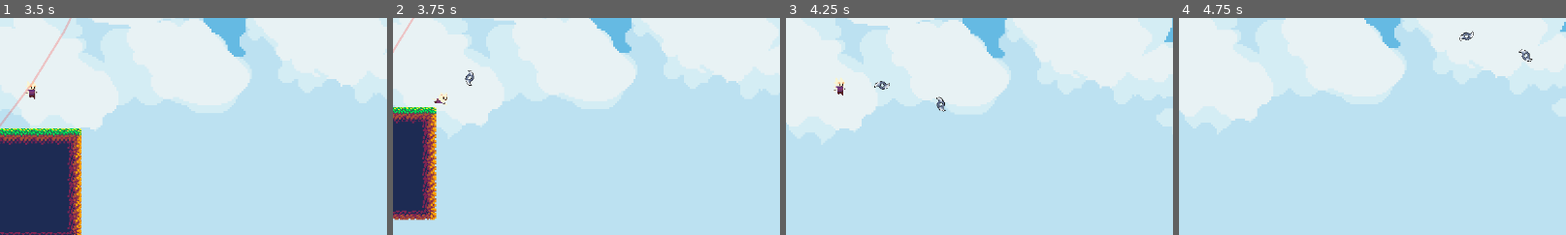
Above: before the commit, frames 1-4 (left to right).
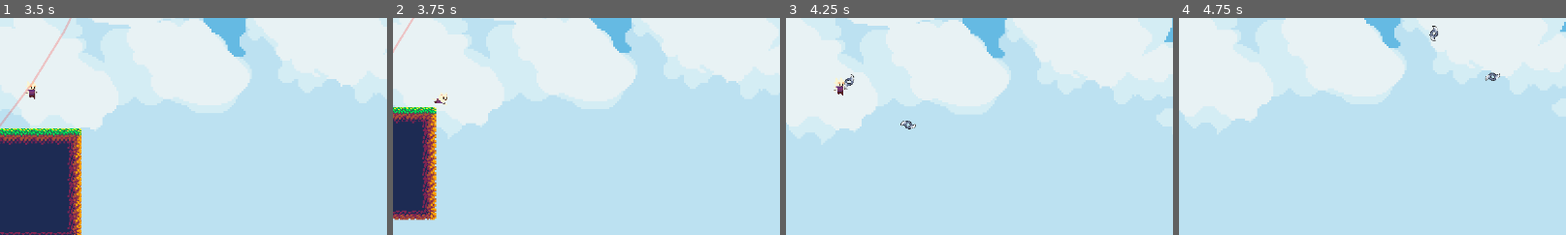
Above: after the commit, the same moments.

Repository: kenji-vitor/Platform-2D-in-Godot
Game: Godot game, scene res://Scenes/Stage1.tscn
Same seed, same stepped clock (60 frames per second), same inputs: the game is played once before the commit and once after it. Sound files missing from this copy of the repository are replaced by a short silence.
Inputs:
- Up to frame 1 (3.5 s): tap Enter at 0.5 s; hold G (shoot) 0.53-1.28 s; hold D (move_right) 0.53-2.03 s; tap Space (jump) at 0.77, 1.52, 3.02 s; tap Shift (run) at 1.35 s; tap G (shoot) at 1.55, 3.05 s; hold A (move_left) 2.03-2.78 s; hold G (shoot) 2.03-2.78 s; hold D (move_right) from 2.78 s (still down); tap H (swap_weapon) at 2.85 s
- Up to frame 2 (3.75 s): keep holding D (move_right); hold G (shoot) from 3.53 s (still down); tap R at 3.6 s
- Up to frame 3 (4.25 s): keep holding D (move_right); keep holding G (shoot); tap Space (jump) at 3.77 s
- Up to frame 4 (4.75 s): release D (move_right) at 4.28 s; release G (shoot) at 4.28 s; hold A (move_left) from 4.28 s (still down); tap 1 at 4.35 s; tap Space (jump) at 4.52 s; tap G (shoot) at 4.55 s
The pictures show only the part of the screen within x 50-100%, y 34-84%; the shares and areas given below are measured in that part.

Frame 1 is identical in both runs. In frame 2, 0.1% of the frame differs, in the area x 18-22%, y 24-32%; in frame 3, 0.4%, in the area x 15-42%, y 25-52%; in frame 4, 0.4%.

Commit message:
exponencial weapon bug fixed

Diff:
--- a/Scenes/weapon_3.tscn
+++ b/Scenes/weapon_3.tscn
@@ -10,7 +10,7 @@
 [ext_resource type="Texture2D" uid="uid://banuyt2sqb50f" path="res://Images/craftpix-net-501088-free-slash-sprite-cartoon-effects/PNG/1/8.png" id="9_tvuiu"]
 
 [sub_resource type="RectangleShape2D" id="RectangleShape2D_nslk5"]
-size = Vector2(28, 50)
+size = Vector2(43, 40.25)
 
 [sub_resource type="AtlasTexture" id="AtlasTexture_mdymg"]
 atlas = ExtResource("3_rwlyw")
@@ -77,7 +77,7 @@
 damage = 2
 
 [node name="CollisionShape2D" type="CollisionShape2D" parent="." unique_id=1304370474]
-position = Vector2(-12, 7)
+position = Vector2(0.5, 4.875)
 shape = SubResource("RectangleShape2D_nslk5")
 
 [node name="AnimatedSprite2D" type="AnimatedSprite2D" parent="." unique_id=1362591709]
--- a/Scenes/weapon_base_melee.tscn
+++ b/Scenes/weapon_base_melee.tscn
@@ -2,6 +2,6 @@
 
 [ext_resource type="Script" uid="uid://d2gy4esqs7gfo" path="res://Scripts/weapon_base_melee.gd" id="1_g5p8g"]
 
-[node name="WeaponBaseMelee" type="Node2D" unique_id=1939697270 groups=["slash"]]
+[node name="WeaponBaseMelee" type="Node2D" unique_id=1939697270]
 script = ExtResource("1_g5p8g")
 attack_duration = 0.05
--- a/Scripts/player.gd
+++ b/Scripts/player.gd
@@ -61,7 +61,7 @@
 #var is_invincible = false
 
 var is_dead = false
-
+var is_respawning = false
 
 #Difficulty
 #var code_sequence = ["h","a","r","d"]
@@ -77,6 +77,8 @@
 @onready var weapon2_scene = preload("res://Scenes/weapon_2.tscn")
 @onready var weapon3_scene = preload("res://Scenes/weapon_3.tscn")
 
+
+@export var respawn_attack_delay: float = 0.4
 
 @onready var hitbox = $Area2D
 var spawn_position: Vector2
@@ -121,6 +123,7 @@
 ]
 var weapon_list: Array = []
 func _ready() -> void:
+
 	#weapon_list.append(weapon)
 	skid_delay_timer = Timer.new()
 	skid_delay_timer.one_shot = true
@@ -164,7 +167,7 @@
 	if not is_dead:
 		var direction = Input.get_axis("move_left","move_right")
 		var target_max_speed = (SPEED + 80.0) if is_running else SPEED
-		if GameManager.is_action_pressed("shoot") and not is_stealth_active:
+		if GameManager.is_action_pressed("shoot") and not is_stealth_active and can_shoot and not is_respawning:
 			active_weapon()
 		var base_speed: float = SPEED
 		if GameManager.is_s_speed:
@@ -652,6 +655,9 @@
 
 func respawn() -> void:
 	# 1. Reseta física e zeramento de forças
+	is_respawning = true
+	can_shoot = false
+
 	velocity = Vector2.ZERO
 	is_knockback = false
 	knockback_timer_shortened = false
@@ -683,7 +689,7 @@
 	if invincibility_timer:
 		invincibility_timer.stop()
 
-	# 5. Remove a invulnerabilidade após 1 segundo (tempo seguro)
+	# 5. Remove a invulnerabilidade após 1 segundo
 	get_tree().create_timer(1.0).timeout.connect(
 		func():
 			is_invincible = false
@@ -691,9 +697,21 @@
 		CONNECT_ONE_SHOT
 	)
 
+	# 6. Libera o tiro/ataque após o delay de segurança
+	await get_tree().create_timer(respawn_attack_delay).timeout
+	if is_inside_tree() and not is_dead:
+		can_shoot = true
+		is_respawning = false
+
+
 
 
 func die() -> void:
+	is_dead = true
+	can_shoot = false
+	for child in get_children():
+		if child is MeleeWeaponBase or child.is_in_group("bullet") or child.is_in_group("piercing_bullet"):
+			child.queue_free()
 	# 1. Reseta modificadores do jogo e seleções no GameManager
 	GameManager.reset_modifiers()
 	#GameManager.trigger_modifier_selection()
@@ -704,14 +722,15 @@
 	has_jumped = false
 	fell_off_platform = false
 	air_control_locked = false
-	can_shoot = true
+	can_shoot = false
 	current_bullets = 0
-	is_dead = true
+
 	# 3. Reseta visuais/animações
 	if player:
 		player.flip_h = false
 		player.play("Idle")
 
+	await get_tree().process_frame
 	# 4. Teleporta o jogador para o spawn e ajusta a câmera/vida
 	respawn()
 
--- a/Scripts/weapon_base_melee.gd
+++ b/Scripts/weapon_base_melee.gd
@@ -3,6 +3,7 @@
 extends Area2D
 #MELEE WEAPONS BASE
 
+var can_attack: bool = true
 
 @export var attack_duration: float = 0.25
 @export var damage = 0
@@ -53,3 +54,13 @@
 	if target.has_method("apply_knockback"):
 		var knockback_dir = Vector2(direction, -0.35).normalized()
 		target.apply_knockback(knockback_dir * knockback_force)
+
+func trigger_attack_cooldown() -> void:
+	can_attack = false
+	var timer = get_tree().create_timer(weapon_cooldown)
+	await timer.timeout
+
+	can_attack = true
+
+func reset_cooldown() -> void:
+	can_attack = true
